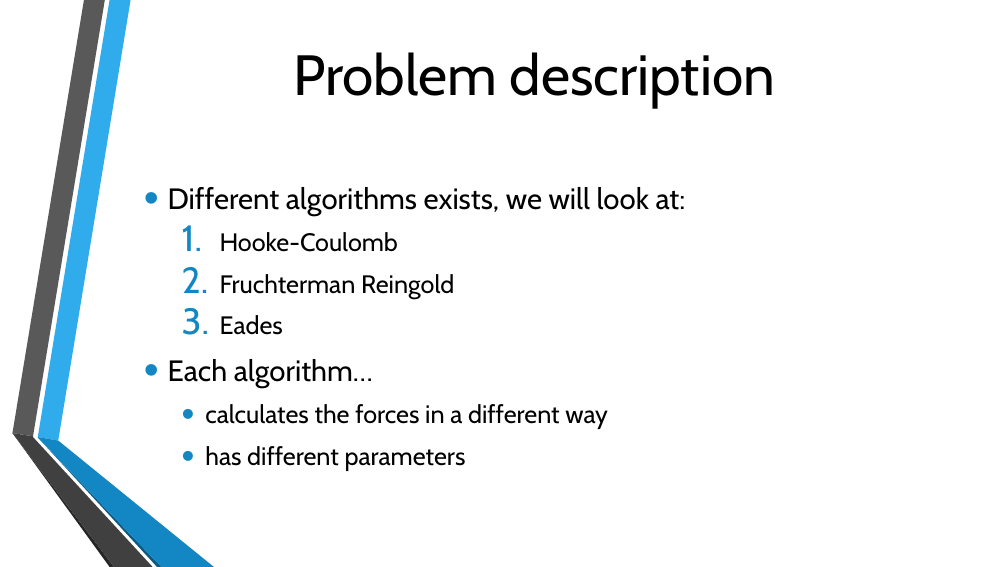
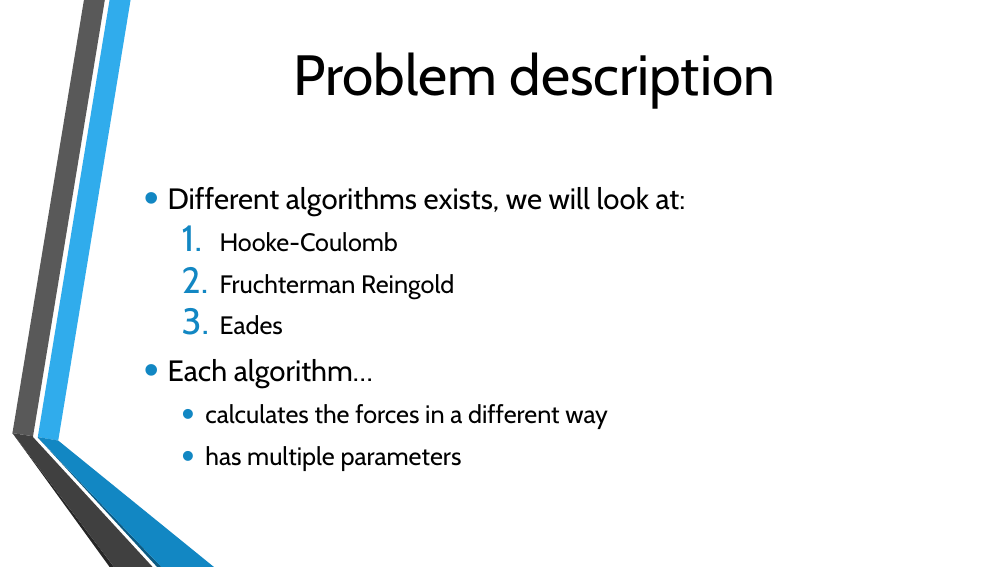
Before and after one commit to michielvh1995/OMI, a slide deck: slide 5 of Presentatie/Onderzoek eindpresentatie.pptx. Drawn at 1008x567 pixels with LibreOffice and Linux fonts; fonts in the diff are those of the drawing; background and template pictures are left out. Boxes give left, top, right and bottom in pixels: in the first picture for what was removed or moved away, otherwise in the second. Text is boxed around its words. In the diff, an @@ line names an element or a change of style, - is before the commit and + after.

```diff
--- a/Presentatie/Onderzoek eindpresentatie.pptx
+++ b/Presentatie/Onderzoek eindpresentatie.pptx
@@ text at (205,446,462,471): text changed @@
-  • has different parameters
+  • has multiple parameters
```
Also in this commit, not shown: 2 other slides changed, 7 slides added, 3 slides removed.
